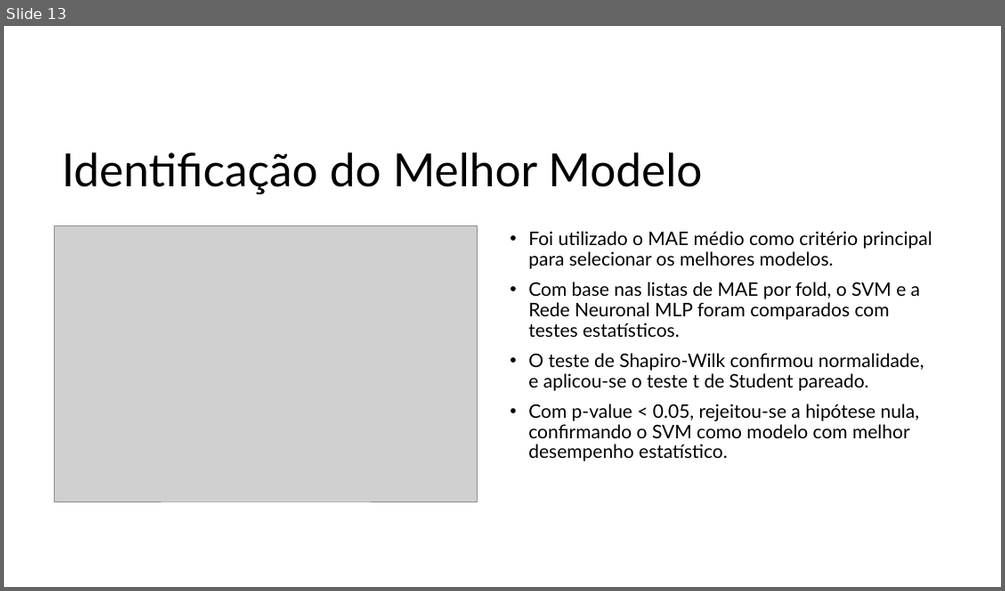
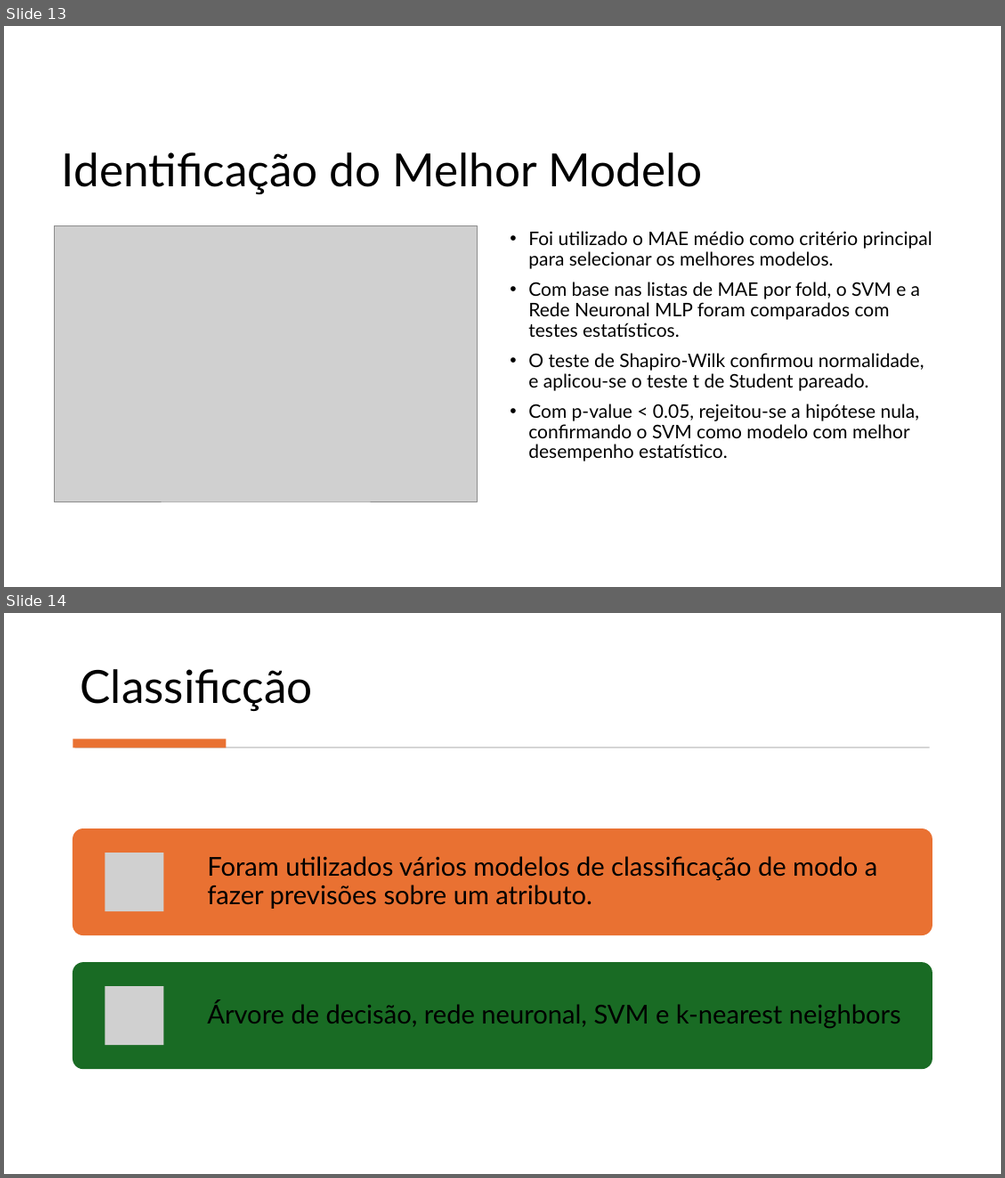
Before and after one commit to JoaoPinto1220663/ANADI_MFC_3DI_1220664_1220663_1220665, a slide deck: apresentação/ANADI - Trabalho Prático 2.pptx. Shown one above the other, each under a label of ours: slide 13 before the commit, slides 13 and 14 after it. The pictures are 1005x591 and 1005x1178 pixels, drawn with LibreOffice and Linux fonts; fonts in the diff are those of the drawing; grey boxes stand for pictures. Boxes give left, top, right and bottom in pixels: in the first picture for what was removed or moved away, otherwise in the second. Text is boxed around its words. In the diff, an @@ line names an element or a change of style, - is before the commit and + after.

```diff
--- a/apresentação/ANADI - Trabalho Prático 2.pptx
+++ b/apresentação/ANADI - Trabalho Prático 2.pptx
@@ slide 14 added at box(4, 613, 1001, 1174), background #FFFFFF @@
@@ title added at box(81, 669, 313, 711), 44 pt, text #000000 @@
+Classificção
@@ rectangle added at box(73, 738, 226, 747), fill #E97132 @@
@@ rectangle added at box(75, 747, 930, 748), fill #D5D5D5 @@
@@ group added at box(73, 828, 933, 1070): 2 rounded rectangles, 2 pictures, 2 texts @@
+Foram utilizados vários modelos de classificação de modo a fazer previsões sobre um atributo.
+Árvore de decisão, rede neuronal, SVM e k-nearest neighbors
```
Also in this commit, not shown: 5 other slides added.
